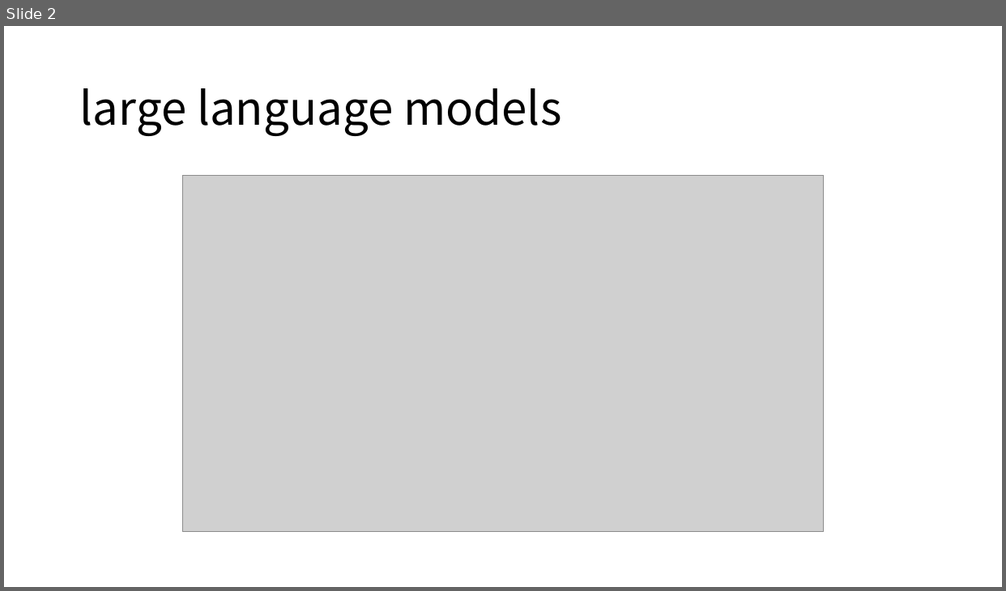
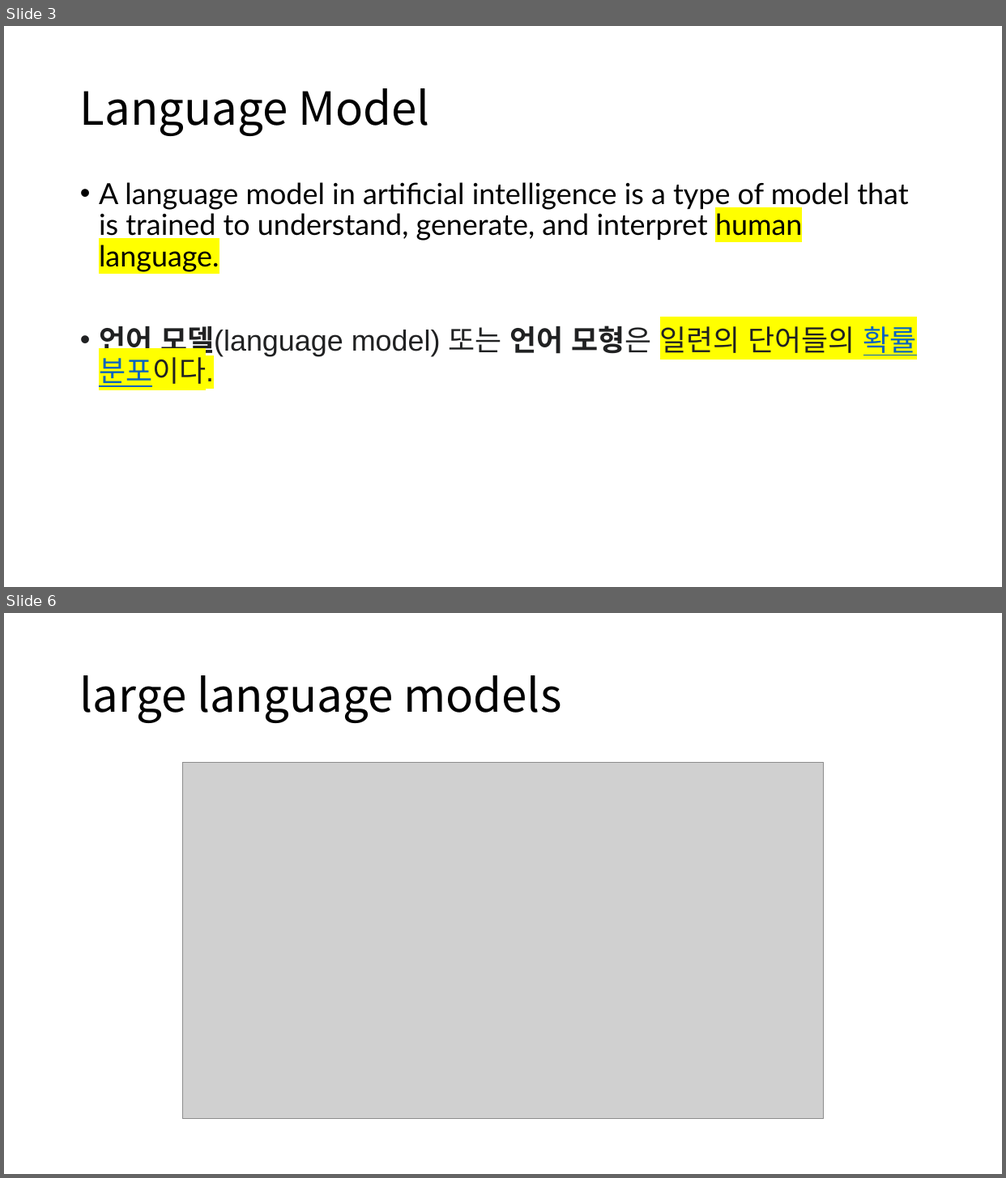
Before and after one commit to MigoJJ/AI_2023.07, a slide deck: AI_05_LLM large language mosels.pptx. Shown one above the other, each under a label of ours: slide 2 before the commit, slides 3 and 6 after it; the slides between them are not shown. The pictures are 1006x591 and 1006x1178 pixels, drawn with LibreOffice and Linux fonts; fonts in the diff are those of the drawing; grey boxes stand for pictures. Boxes give left, top, right and bottom in pixels: in the first picture for what was removed or moved away, otherwise in the second. Text is boxed around its words. In the diff, an @@ line names an element or a change of style, - is before the commit and + after.

```diff
--- a/AI_05_LLM large language mosels.pptx
+++ b/AI_05_LLM large language mosels.pptx
@@ slide 3 added at box(4, 26, 1002, 587), background #FFFFFF @@
@@ title added at box(80, 88, 430, 136), 44 pt, text #000000 @@
+Language Model
@@ text added at box(99, 182, 917, 390), 28 pt, text #000000 @@
+• A language model in artificial intelligence is a type of model that is trained to understand, generate, and interpret human language.
+• 언어 모델(language model) 또는 언어 모형은 일련의 단어들의 확률 분포이다.
@@ what was slide 2 is now slide 6 @@
```
Also in this commit, not shown: 2 slides changed, 5 other slides added, 2 slides removed, 2 other files.
